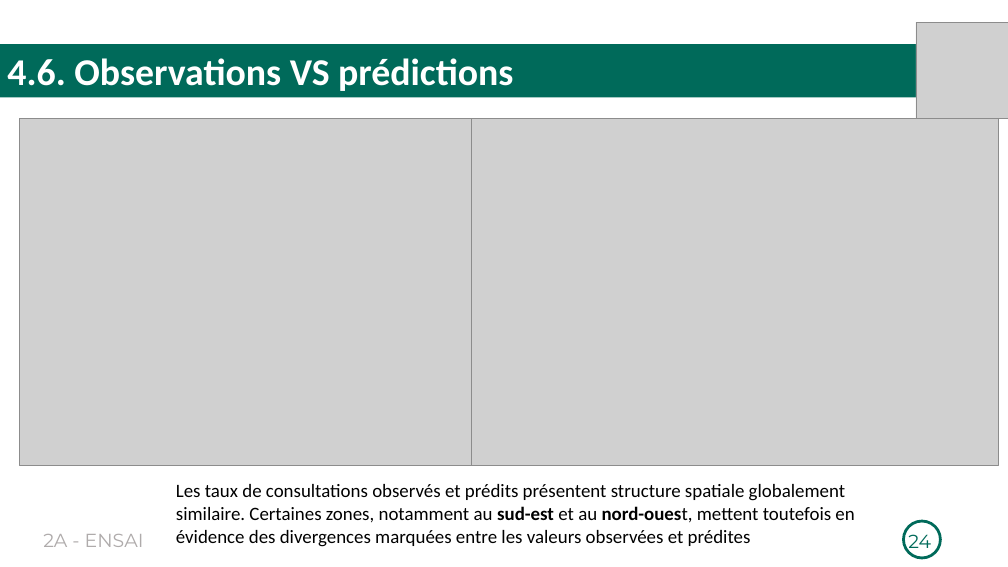
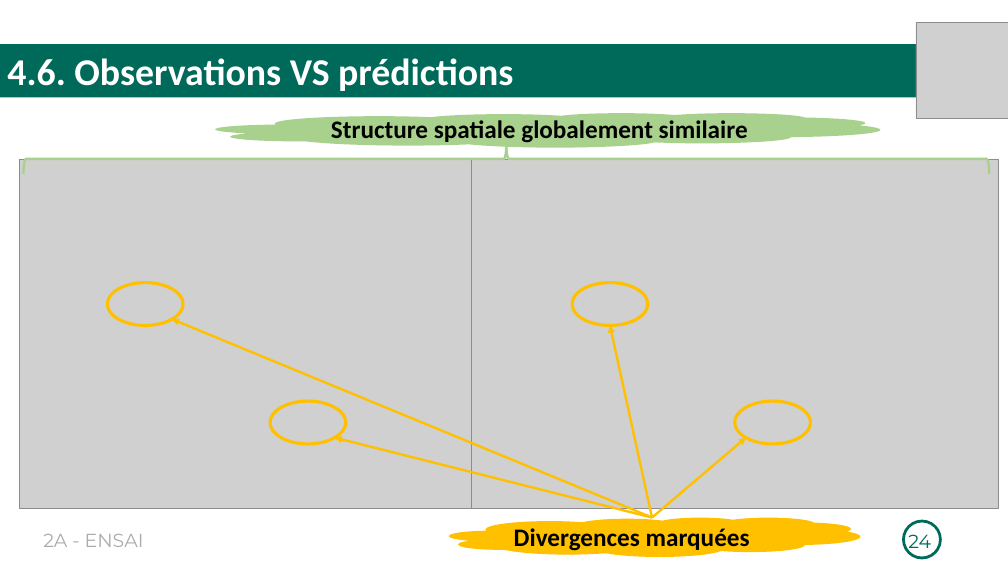
Before and after one commit to Richard-GOZAN/Projet-Stat-2A-Ensai, a slide deck: slide 24 of Présentation/Soutenance_Groupe25.pptx. Drawn at 1008x567 pixels with LibreOffice and Linux fonts; fonts in the diff are those of the drawing; grey boxes stand for pictures. Boxes give left, top, right and bottom in pixels: in the first picture for what was removed or moved away, otherwise in the second. Text is boxed around its words. In the diff, an @@ line names an element or a change of style, - is before the commit and + after.

```diff
--- a/Présentation/Soutenance_Groupe25.pptx
+++ b/Présentation/Soutenance_Groupe25.pptx
@@ cloud added at (216,113,880,148), fill #A9D18E @@
@@ left brace added at (23,144,990,174), outline #A9D18E 2.25 pt @@
@@ text added at (331,120,748,144), 24 pt, text #000000, bold @@
+Structure spatiale globalement similaire
@@ picture: place and size @@
-picture at (19,119,521,466)
+picture at (19,160,521,509)
@@ picture: place and size @@
-picture at (472,119,998,466)
+picture at (472,160,998,509)
@@ ellipse added at (107,283,183,326), outline #FFC000 3 pt @@
@@ ellipse added at (572,283,648,326), outline #FFC000 3 pt @@
@@ arrow added from (653, 518) to (172, 319), #FFC000 2.25 pt @@
@@ arrow added from (653, 518) to (610, 325), #FFC000 2.25 pt @@
@@ ellipse added at (270,401,346,444), outline #FFC000 3 pt @@
@@ ellipse added at (735,401,811,444), outline #FFC000 3 pt @@
@@ arrow added from (653, 518) to (335, 438), #FFC000 2.25 pt @@
@@ arrow added from (653, 518) to (746, 438), #FFC000 2.25 pt @@
@@ text removed at (176,484,854,547) @@
-Les taux de consultations observés et prédits présentent structure spatiale globalement similaire. Certaines zones, notamment au sud-est et au nord-ouest, mettent toutefois en évidence des divergences marquées entre les valeurs observées et prédites
@@ cloud added at (449,518,861,557), fill #FFC000 @@
@@ text added at (514,528,750,552), 24 pt, text #000000, bold @@
+Divergences marquées
```
Also in this commit, not shown: 4 other slides changed, 1 slide added, 1 slide removed, 1 other file.
